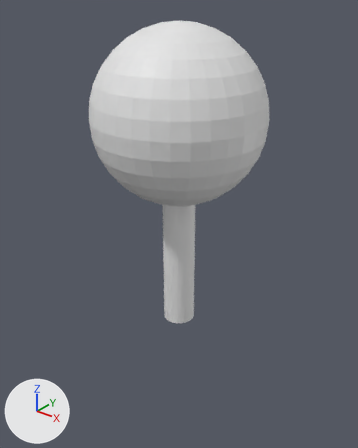
The FBX model Assets/Models/Stick.fbx: old version first, new version second.
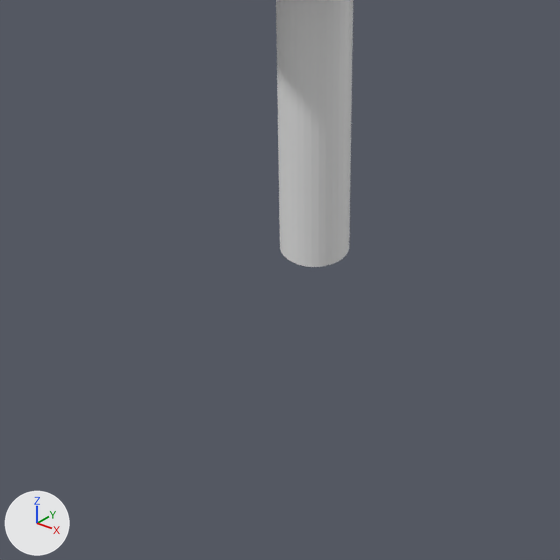
There are two pictures of each version: one whole from a 50 mm lens placed at (3.45, -4.32, 4.04), pointed at (-0.11, 0.14, 1.27), one close up on the part from 13% to 79% of the width and 47% to 100% of the height. The axes (+X, +Y, +Z) are drawn at lower left. The lights are the same throughout.
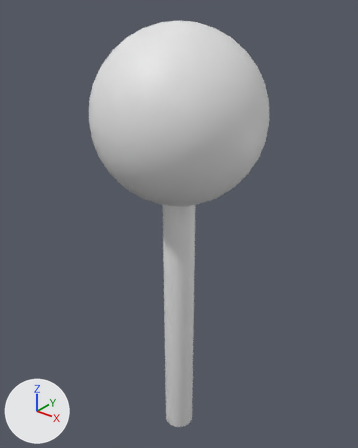
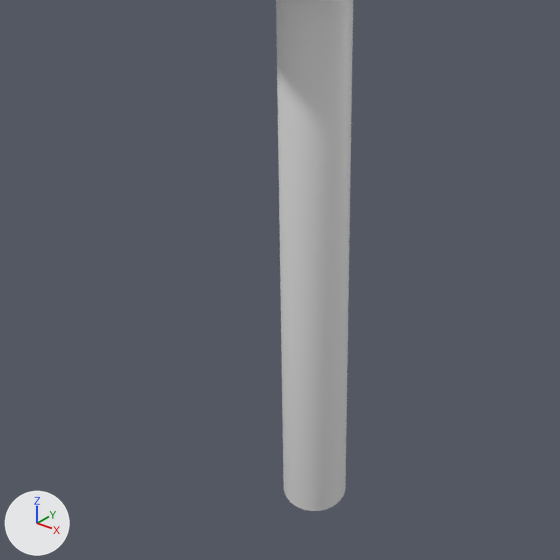
The newer file is also turned or shifted as a whole; pictures and numbers use the older file's frame.

What differs and where, as boxes [x1, y1, x2, y2] in the close-ups (560 x 560 px):
'Cylinder', moved, rescaled
    before: [276, 0, 353, 267]
    after: [276, 0, 353, 511]

Edits to the bpy script that builds the scene:
```text
Change ob_cylinder:
    ob_cylinder.location: (0.0, 0.0, 1.0) -> (0.0, 0.0, -0.04)
    ob_cylinder.scale: (0.2, 0.2, 1.0) -> (0.2, 0.2, 1.85)
```
